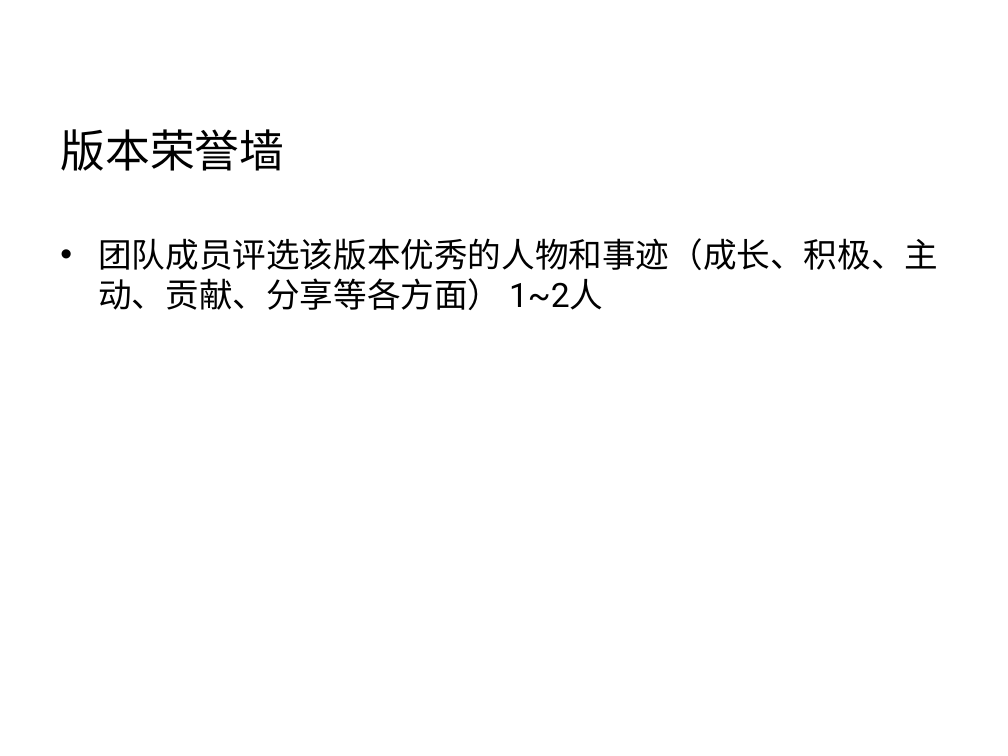
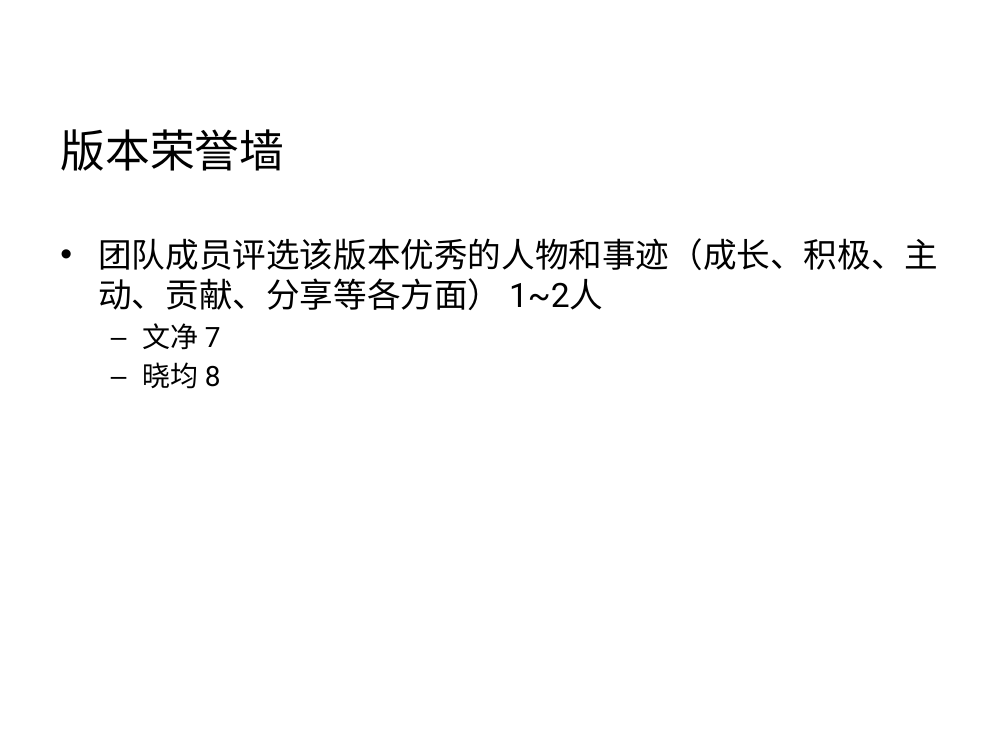
Before and after one commit to Vivian-hihi/SequoiaDB, a slide deck: slide 8 of internal_doc/00.项目管理/01.会议纪要/SequoiaDB 1.8版本回顾会议_20140707.pptx (slide 6 before the commit). Drawn at 1008x756 pixels with LibreOffice and Linux fonts; fonts in the diff are those of the drawing; background and template pictures are left out. Boxes give left, top, right and bottom in pixels: in the first picture for what was removed or moved away, otherwise in the second. Text is boxed around its words. In the diff, an @@ line names an element or a change of style, - is before the commit and + after.

```diff
--- a/internal_doc/00.项目管理/01.会议纪要/SequoiaDB 1.8版本回顾会议_20140707.pptx
+++ b/internal_doc/00.项目管理/01.会议纪要/SequoiaDB 1.8版本回顾会议_20140707.pptx
@@ text at [142, 323, 221, 389]: paragraphs added @@
+  – 文净 7
+  – 晓均 8
```
Also in this commit, not shown: 2 slides added.
